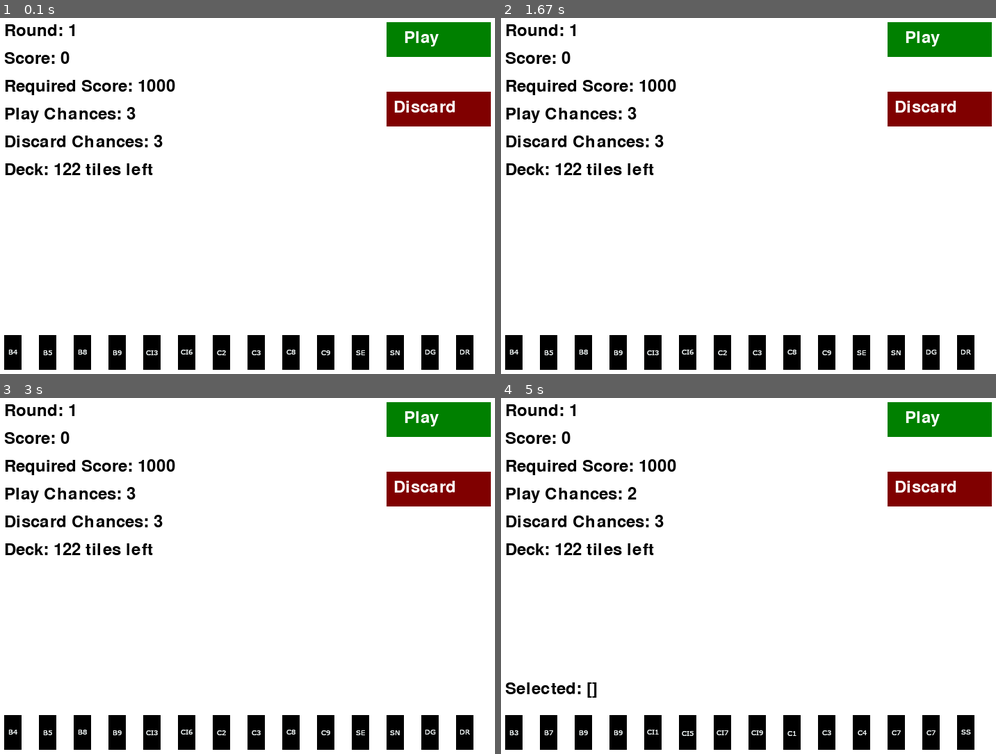
Above: before the commit, frames 1-4 (two rows, left to right).
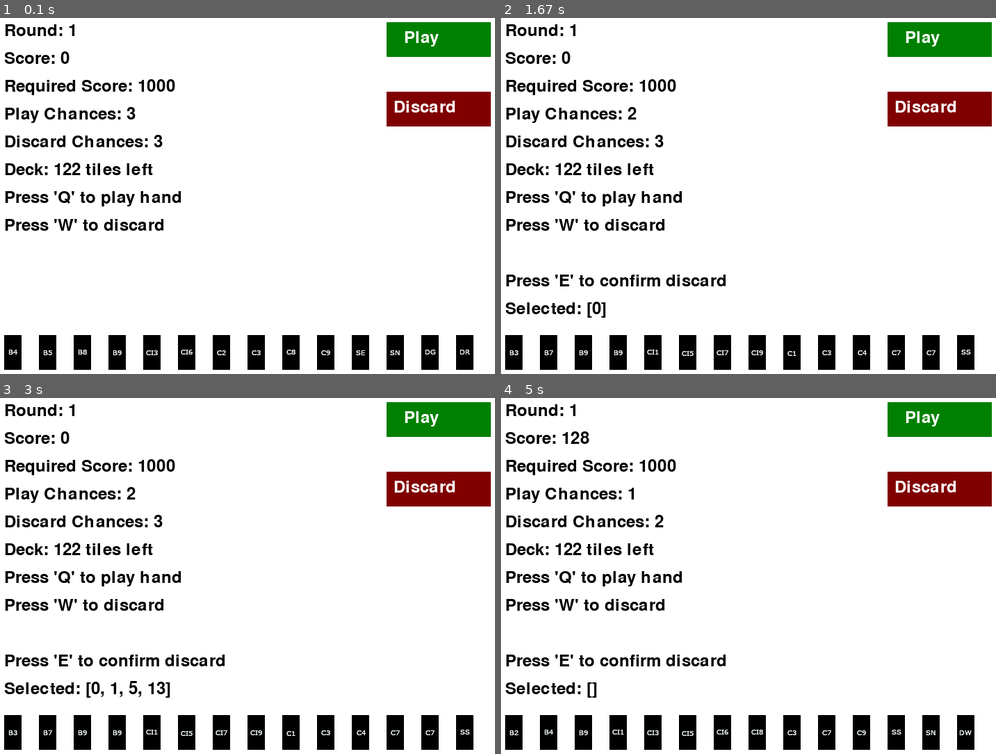
Above: after the commit, the same moments.

Repository: chanedward43/Rouge-Like-Mahjong
Game: pygame game, started from pygame/game.py
Two runs of this game, one before a commit and one after it. Both use one fixed random seed, a clock stepped at 60 frames per second and the inputs below.
Inputs (mouse positions are in pixels of both pictures, inside the frame that each line leads up to):
- Up to frame 1 (0.1 s): no input
- Up to frame 2 (1.67 s): tap W at 0.33, 1.07, 1.37 s; tap E at 0.67 s; hold Q 1-1.47 s; click (515, 352) at 1.55 s
- Up to frame 3 (3 s): click (49, 732) at 1.88 s; click (188, 732) at 2.22 s; click (455, 732) at 2.55 s
- Up to frame 4 (5 s): click (585, 732) at 3.38 s; click (723, 732) at 3.72 s; tap E at 4 s; click "Play" at 4.38 s; click "Discard" at 4.72 s

The runs differ from the first frame. In frame 1, 1.1% of the frame differs, in the area x 0-37%, y 48-60%; in frame 2, 2.4%; in frame 3, 2.6%, in the area x 0-95%, y 25-95%; in frame 4, 2.2%.

Commit message:
added keystrokes with prompts
- Change discarding to show tiles that are being discarded (Be bigger when clicked)
- Count the amount of tiles being discard
- Improve sizing of window
- Bigger tiles
- Improve the UI of the scoring and text system
- Get a background

Diff:
--- a/pygame/game.py
+++ b/pygame/game.py
@@ -69,11 +69,11 @@
             if event.type == pygame.QUIT:
                 self.running = False
             elif event.type == pygame.KEYDOWN:
-                if event.key == pygame.K_p:  # Press 'P' to play hand
+                if event.key == pygame.K_q:  # Press 'Q' to play hand
                     self.action = 'play'
-                elif event.key == pygame.K_d:  # Press 'D' to discard
+                elif event.key == pygame.K_w:  # Press 'W' to discard
                     self.action = 'discard'
-                elif event.key == pygame.K_RETURN and self.action == 'discard':
+                elif event.key == pygame.K_e and self.action == 'discard':  # Press 'E' to confirm discard
                     self.discard_tiles()
 
             elif event.type == pygame.MOUSEBUTTONDOWN:
@@ -110,6 +110,8 @@
             f"Play Chances: {self.play_num}",
             f"Discard Chances: {self.discard_num}",
             f"Deck: {len(self.deck)} tiles left",
+            "Press 'Q' to play hand",
+            "Press 'W' to discard",
         ]
         for i, text in enumerate(info_text):
             text_surface = self.font.render(text, True, (0, 0, 0))
@@ -129,6 +131,8 @@
         self.screen.blit(discard_text, (610, 160))
 
         if self.action == 'discard':
+            confirm_discard_text = self.font.render("Press 'E' to confirm discard", True, (0, 0, 0))
+            self.screen.blit(confirm_discard_text, (50, 410))
             discard_indices_text = self.font.render(f"Selected: {self.discard_indices}", True, (0, 0, 0))
             self.screen.blit(discard_indices_text, (50, 450))
 
